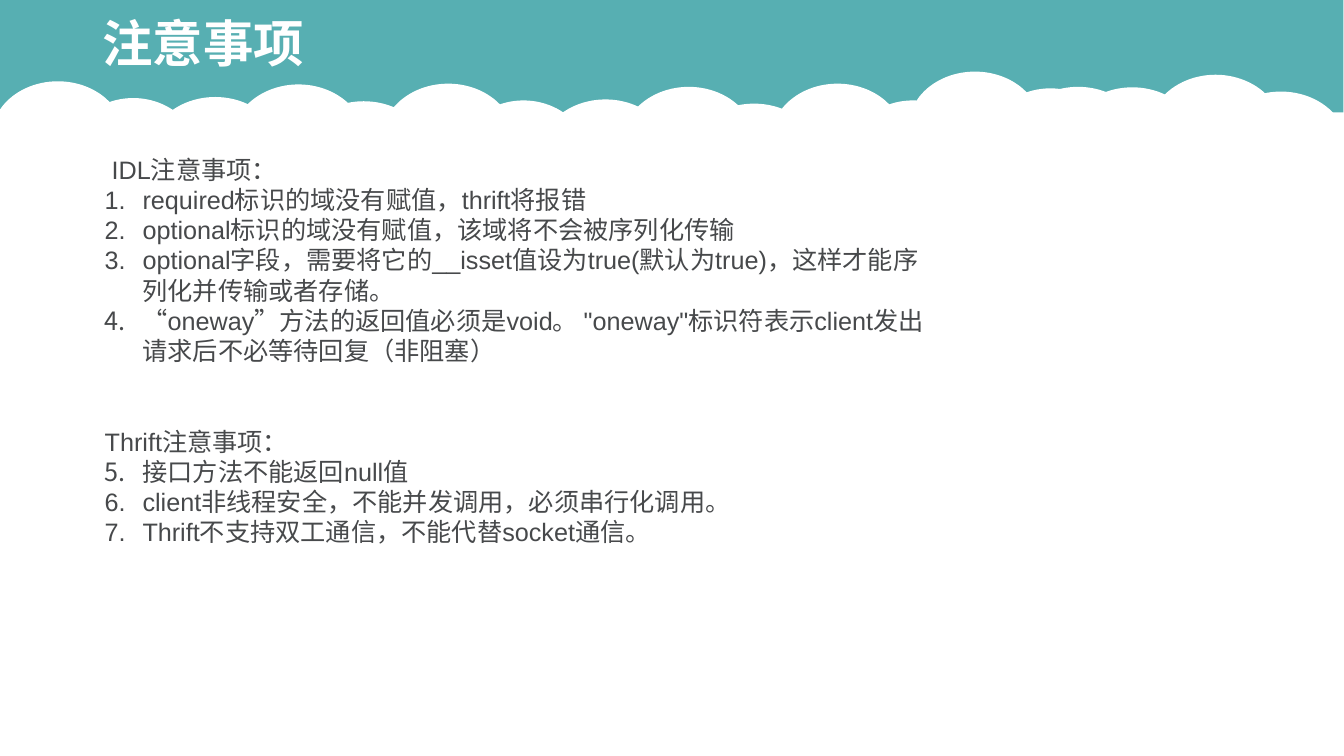
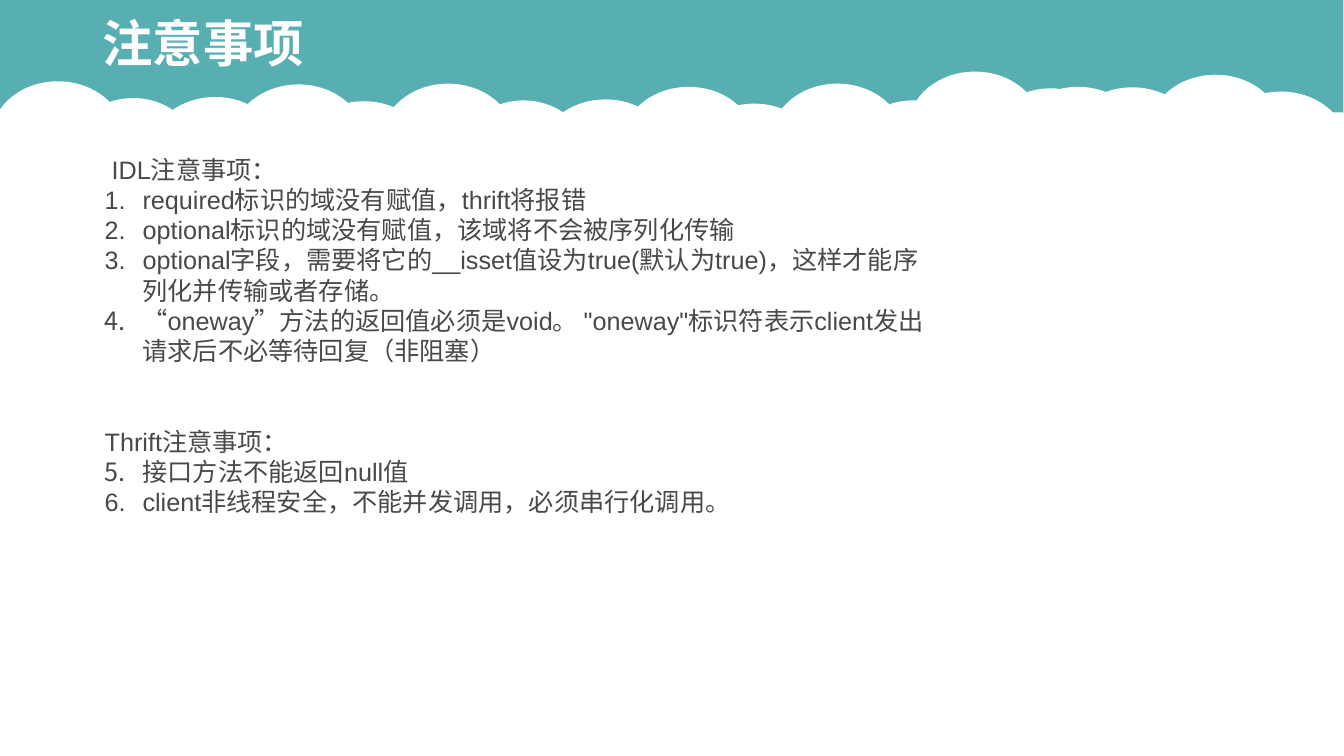
Before and after one commit to wenzq3/Thrift, a slide deck: slide 21 of thrift分享.pptx. Drawn at 1344x756 pixels with LibreOffice and Linux fonts; fonts in the diff are those of the drawing. Boxes give left, top, right and bottom in pixels: in the first picture for what was removed or moved away, otherwise in the second. Text is boxed around its words. In the diff, an @@ line names an element or a change of style, - is before the commit and + after.

```diff
--- a/thrift分享.pptx
+++ b/thrift分享.pptx
@@ text at bbox=[143, 521, 651, 544]: paragraph removed @@
-3. Thrift不支持双工通信，不能代替socket通信。
```
Also in this commit, not shown: 4 other files.
